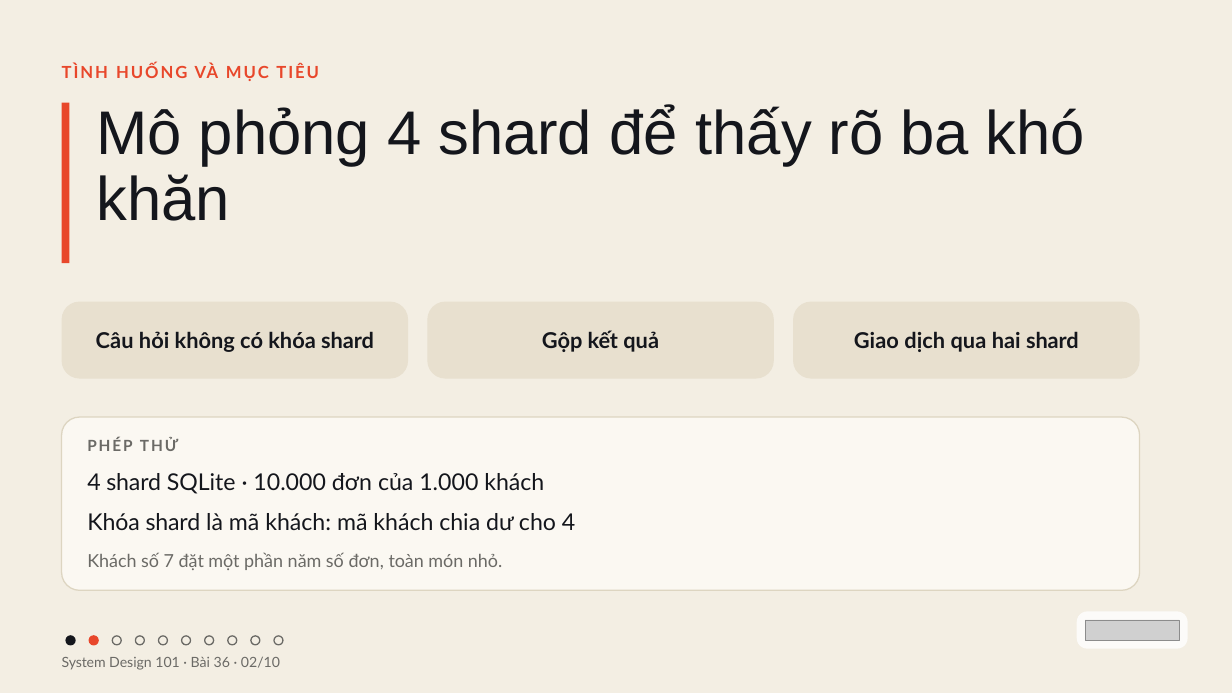
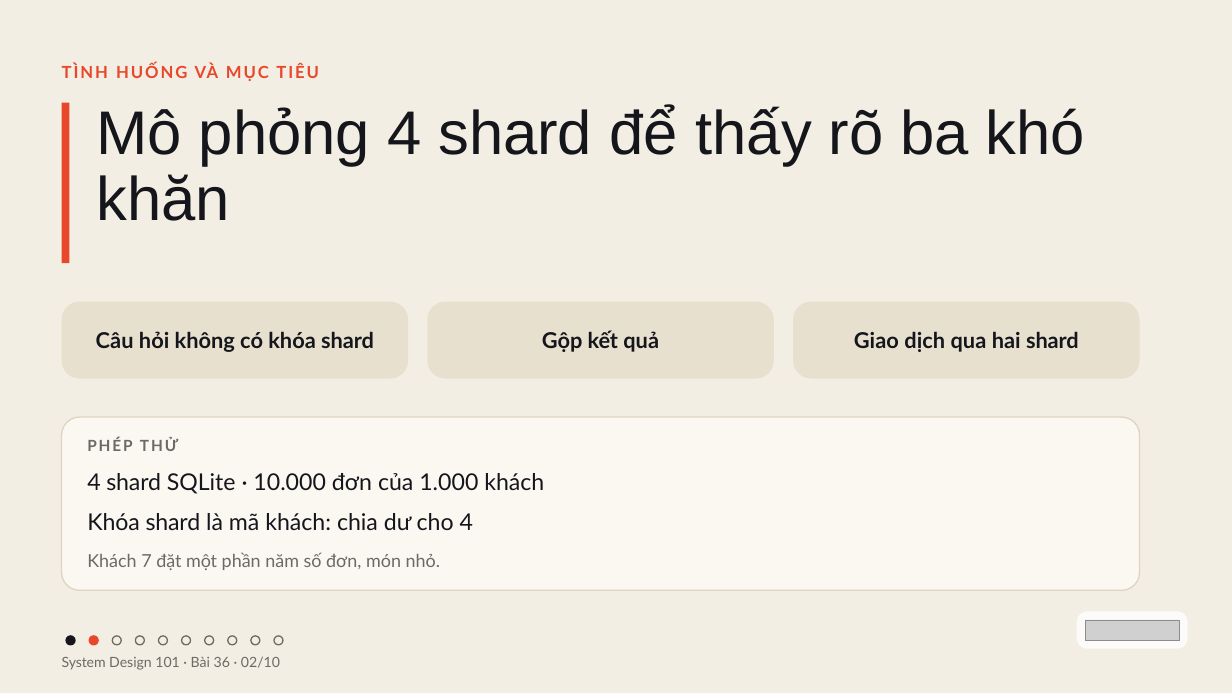
Before and after one commit to vohoailinh90/tool-marketing-studio, a slide deck: slide 2 of system-design-101/vi/lessons/sd-04-036/slides/sd-04-036.pptx. Drawn at 1232x693 pixels with LibreOffice and Linux fonts; fonts in the diff are those of the drawing; grey boxes stand for pictures. Boxes give left, top, right and bottom in pixels: in the first picture for what was removed or moved away, otherwise in the second. Text is boxed around its words. In the diff, an @@ line names an element or a change of style, - is before the commit and + after.

```diff
--- a/system-design-101/vi/lessons/sd-04-036/slides/sd-04-036.pptx
+++ b/system-design-101/vi/lessons/sd-04-036/slides/sd-04-036.pptx
@@ text at [87, 513, 473, 530]: text changed @@
-Khóa shard là mã khách: mã khách chia dư cho 4
+Khóa shard là mã khách: chia dư cho 4
@@ text at [87, 552, 440, 570]: text changed @@
-Khách số 7 đặt một phần năm số đơn, toàn món nhỏ.
+Khách 7 đặt một phần năm số đơn, món nhỏ.
```
Also in this commit, not shown: 7 other slides changed.
